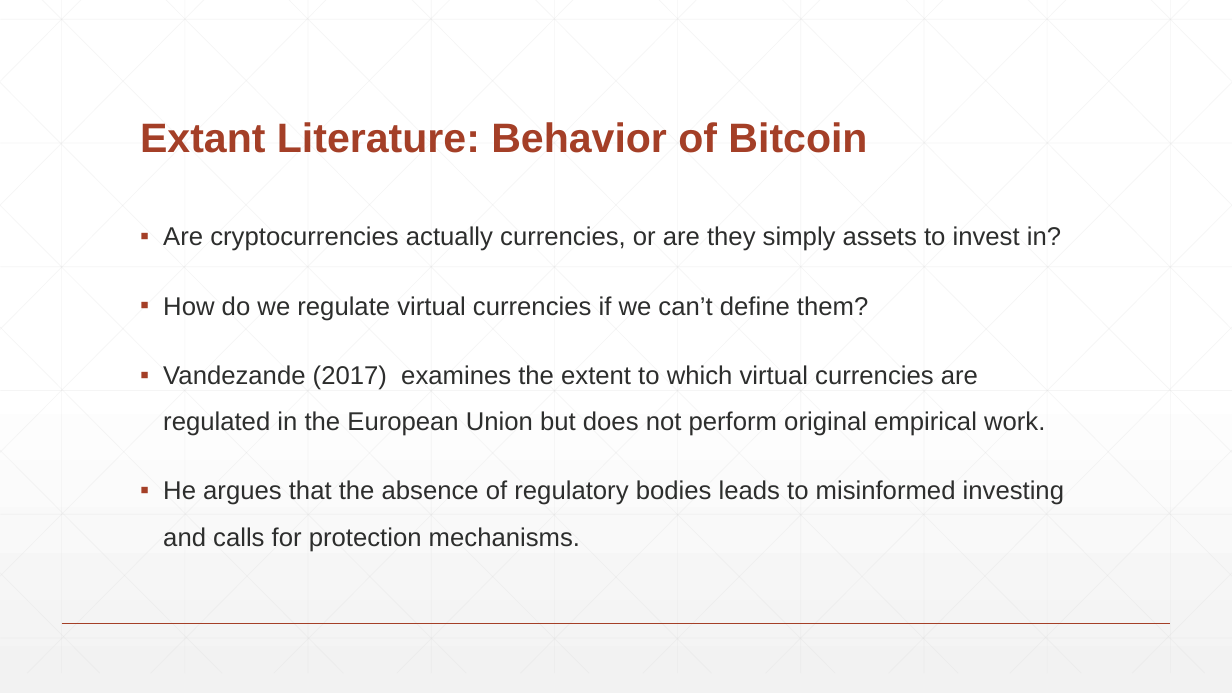
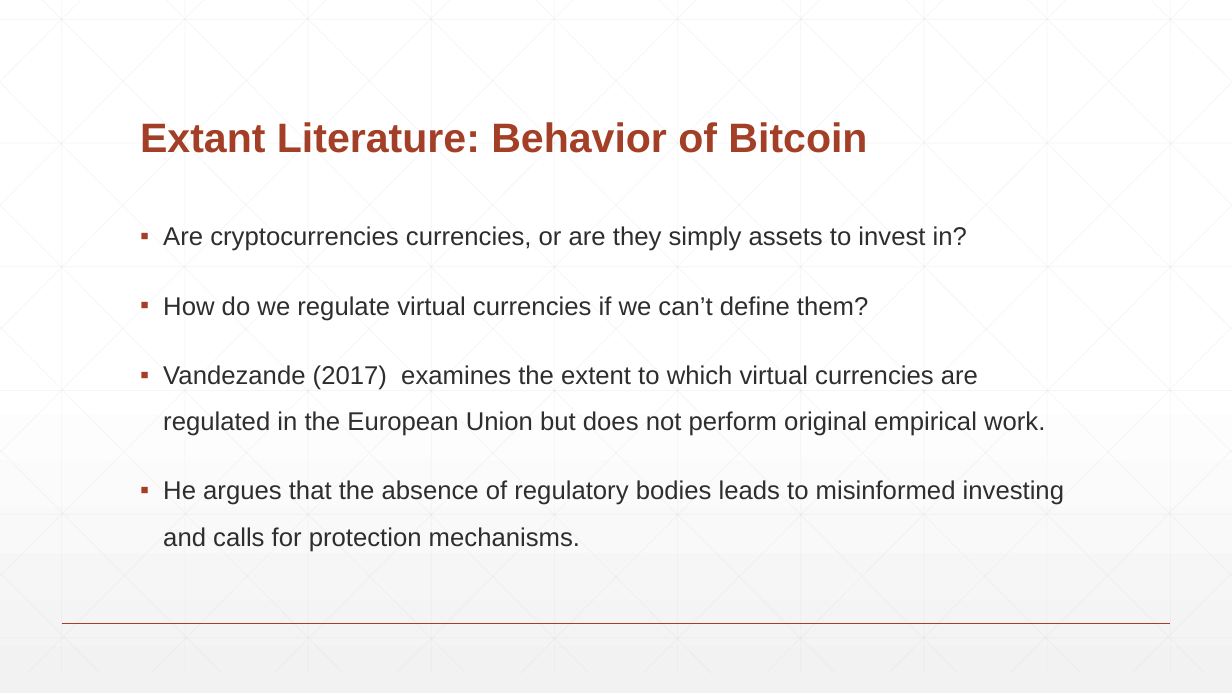
Before and after one commit to LongSimple/ECON-4008-Macro-Modeling, a slide deck: slide 11 of Writing Assignments/Preliminary Research Presentation.pptx. Drawn at 1232x693 pixels with LibreOffice and Linux fonts; fonts in the diff are those of the drawing. Boxes give left, top, right and bottom in pixels: in the first picture for what was removed or moved away, otherwise in the second. Text is boxed around its words. In the diff, an @@ line names an element or a change of style, - is before the commit and + after.

```diff
--- a/Writing Assignments/Preliminary Research Presentation.pptx
+++ b/Writing Assignments/Preliminary Research Presentation.pptx
@@ text at <box>163,226,967,251</box>: text changed @@
-▪ Are cryptocurrencies actually currencies, or are they simply assets to invest in?
+▪ Are cryptocurrencies currencies, or are they simply assets to invest in?
```
Also in this commit, not shown: 7 other slides changed, 1 other file.
